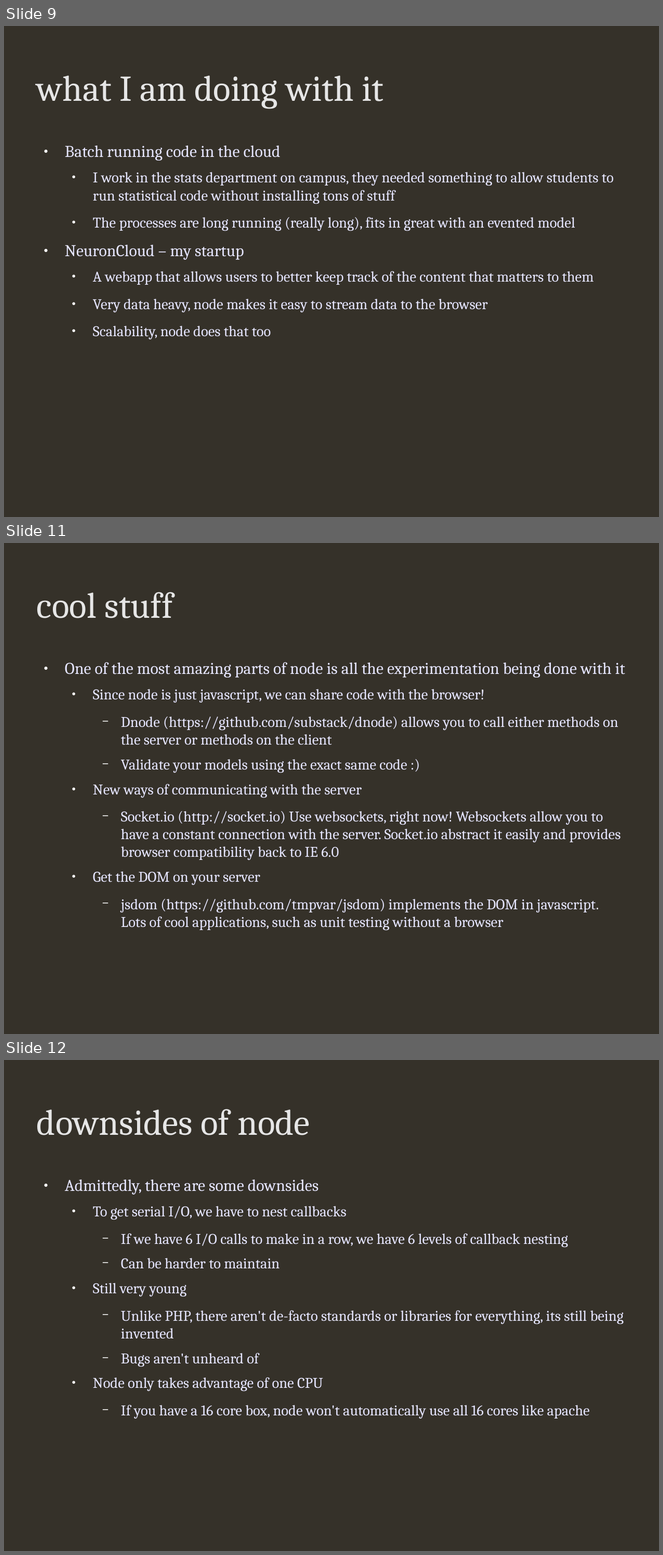
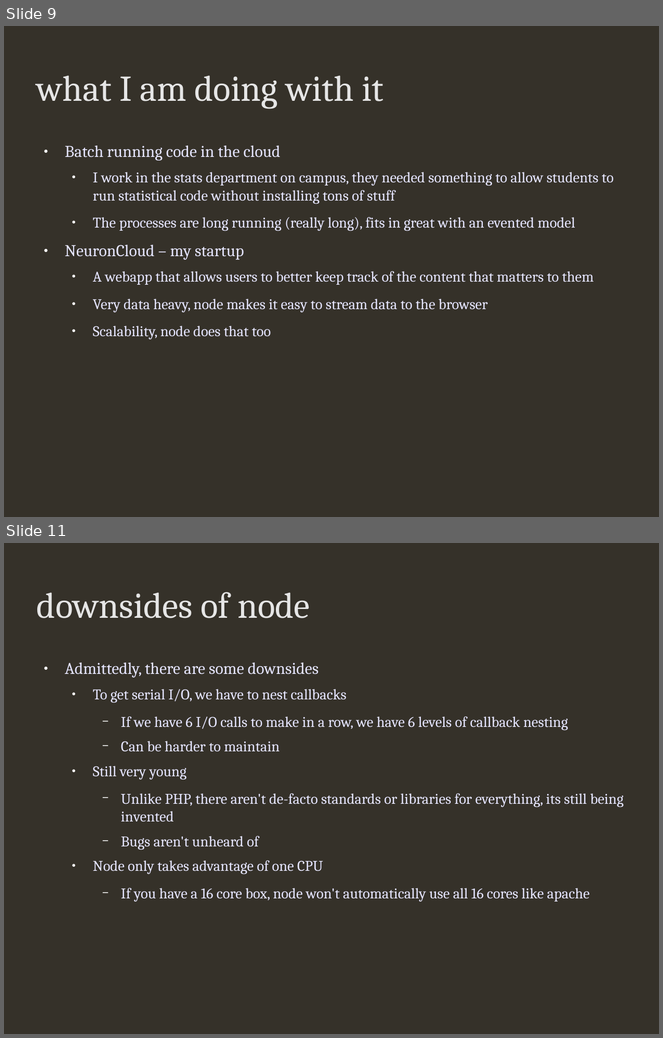
Before and after one commit to addisonj/presentation, a slide deck: presentation.odp. Shown one above the other, each under a label of ours: slides 9, 11 and 12 before the commit, slides 9 and 11 after it; the slides between them are not shown. The pictures are 663x1555 and 663x1038 pixels, drawn with LibreOffice and Linux fonts; fonts in the diff are those of the drawing; background and template pictures are left out. Boxes give left, top, right and bottom in pixels: in the first picture for what was removed or moved away, otherwise in the second. Text is boxed around its words. In the diff, an @@ line names an element or a change of style, - is before the commit and + after.

```diff
--- a/presentation.odp
+++ b/presentation.odp
@@ slide 11 removed at bbox=[4, 543, 659, 1034], background #353129 @@
@@ title removed at bbox=[37, 592, 174, 618] @@
-cool stuff
@@ text removed at bbox=[65, 662, 625, 930] @@
-● One of the most amazing parts of node is all the experimentation being done with it
-  ● Since node is just javascript, we can share code with the browser!
-    − Dnode (https://github.com/substack/dnode) allows you to call either methods on the server or methods on the client
-    − Validate your models using the exact same code :)
-  ● New ways of communicating with the server
-    − Socket.io (http://socket.io) Use websockets, right now! Websockets allow you to have a constant connection with the server. Socket.io abstract it easily and provides browser compatibility back to IE 6.0
-  ● Get the DOM on your server
-    − jsdom (https://github.com/tmpvar/jsdom) implements the DOM in javascript. Lots of cool applications, such as unit testing without a browser
@@ what was slide 12 is now slide 11 @@
```
Also in this commit, not shown: 6 slides changed, 10 other files.
